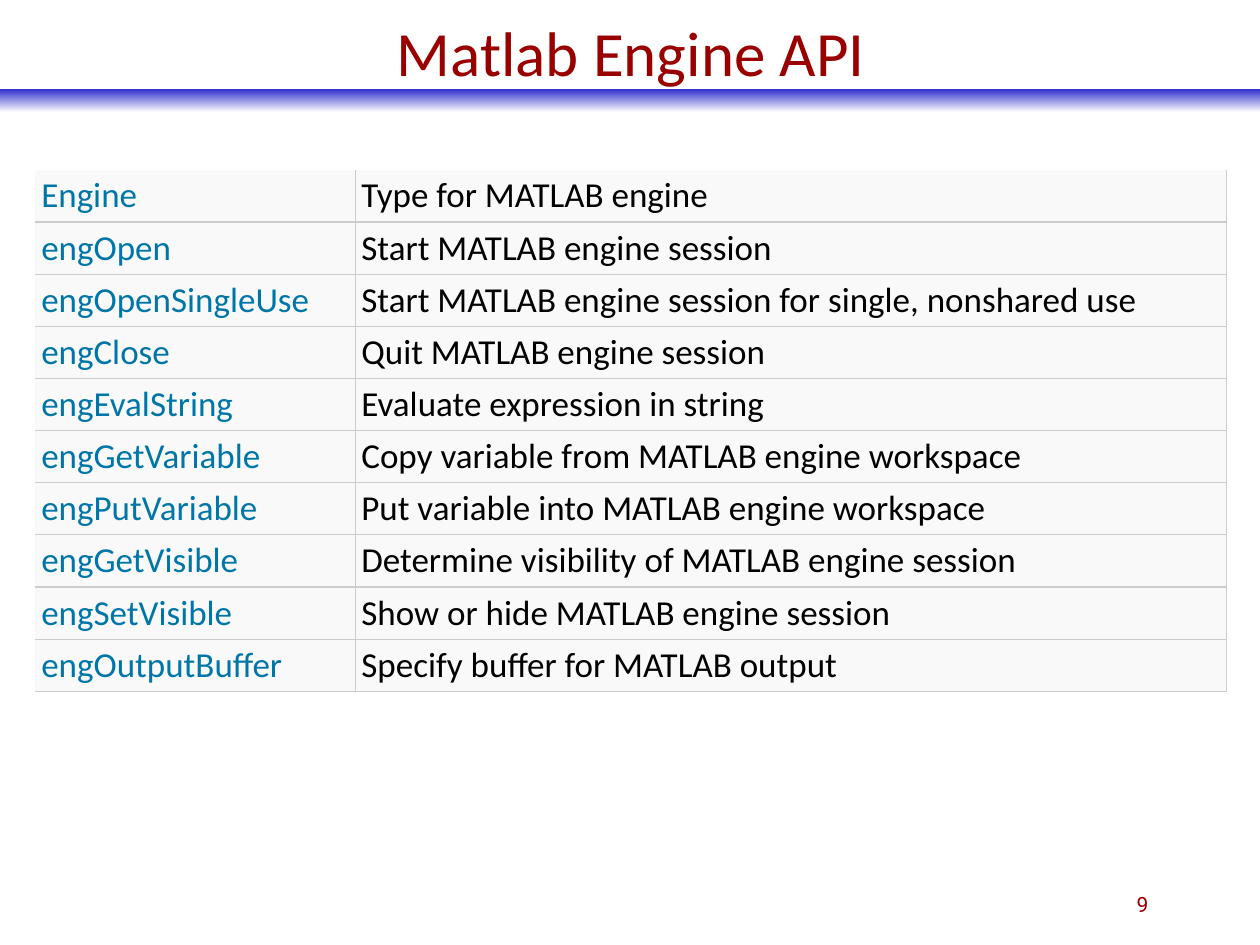
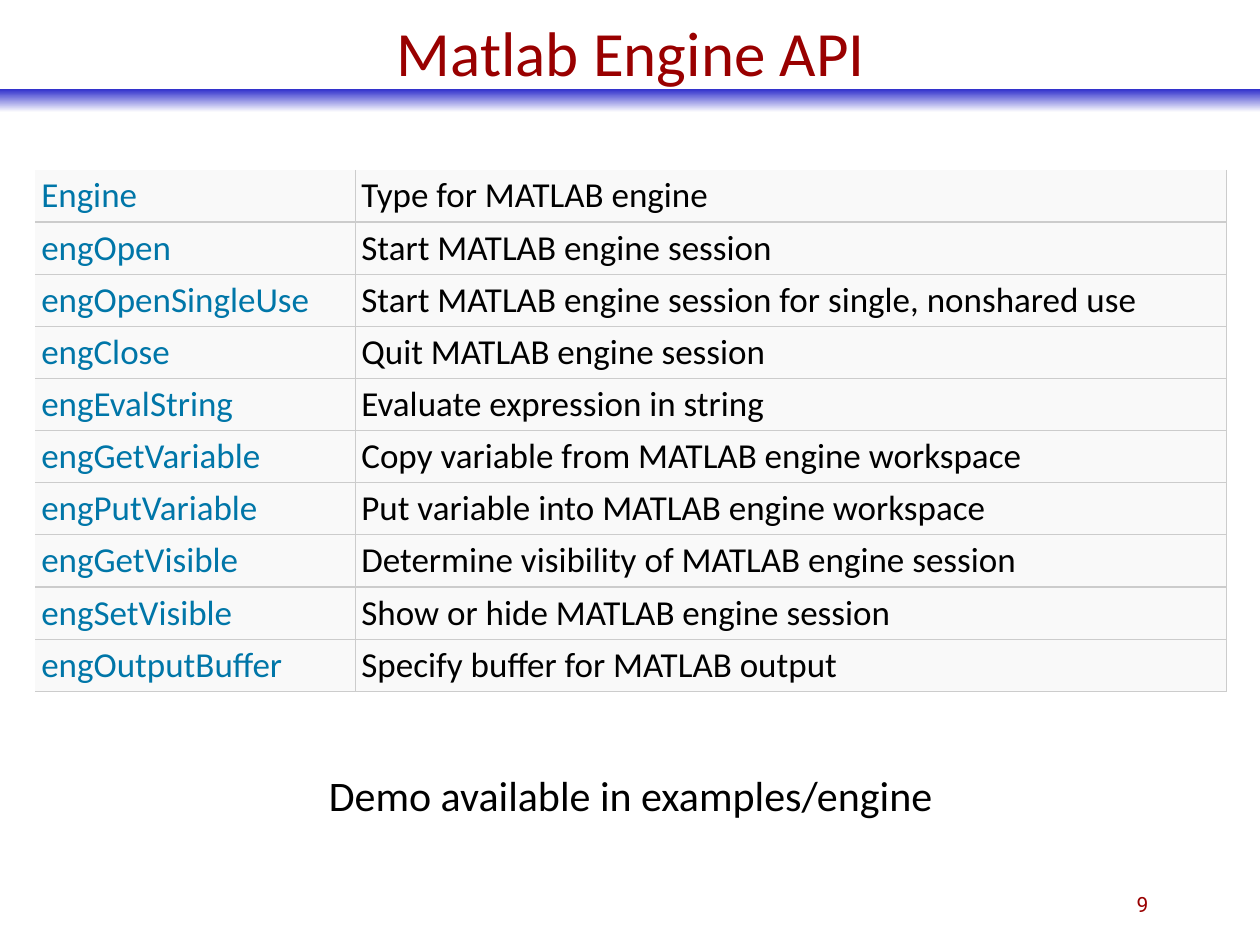
Before and after one commit to phadjido/matlab_compiler, a slide deck: slide 9 of ppt/EY.MatlabCompiler.pptx. Drawn at 1260x945 pixels with LibreOffice and Linux fonts; fonts in the diff are those of the drawing. Boxes give left, top, right and bottom in pixels: in the first picture for what was removed or moved away, otherwise in the second. Text is boxed around its words. In the diff, an @@ line names an element or a change of style, - is before the commit and + after.

```diff
--- a/ppt/EY.MatlabCompiler.pptx
+++ b/ppt/EY.MatlabCompiler.pptx
@@ text added at bbox=[329, 781, 932, 819], 24 pt, text #000000 @@
+Demo available in examples/engine
```
Also in this commit, not shown: 7 other slides changed, 1 other file.
